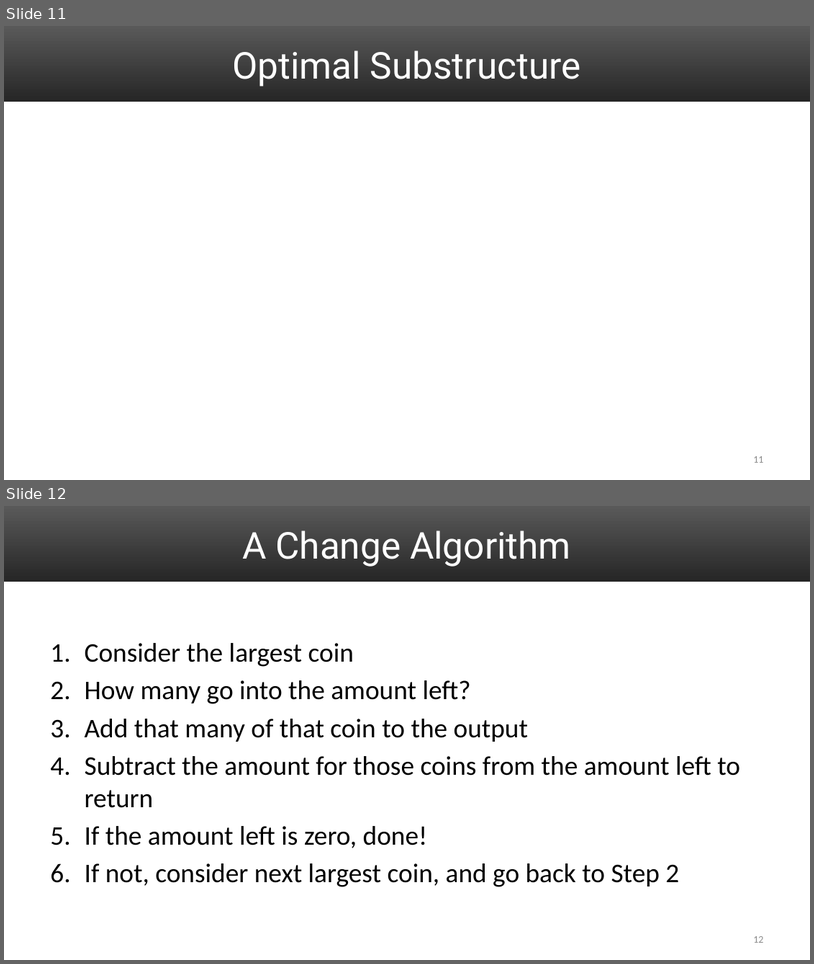
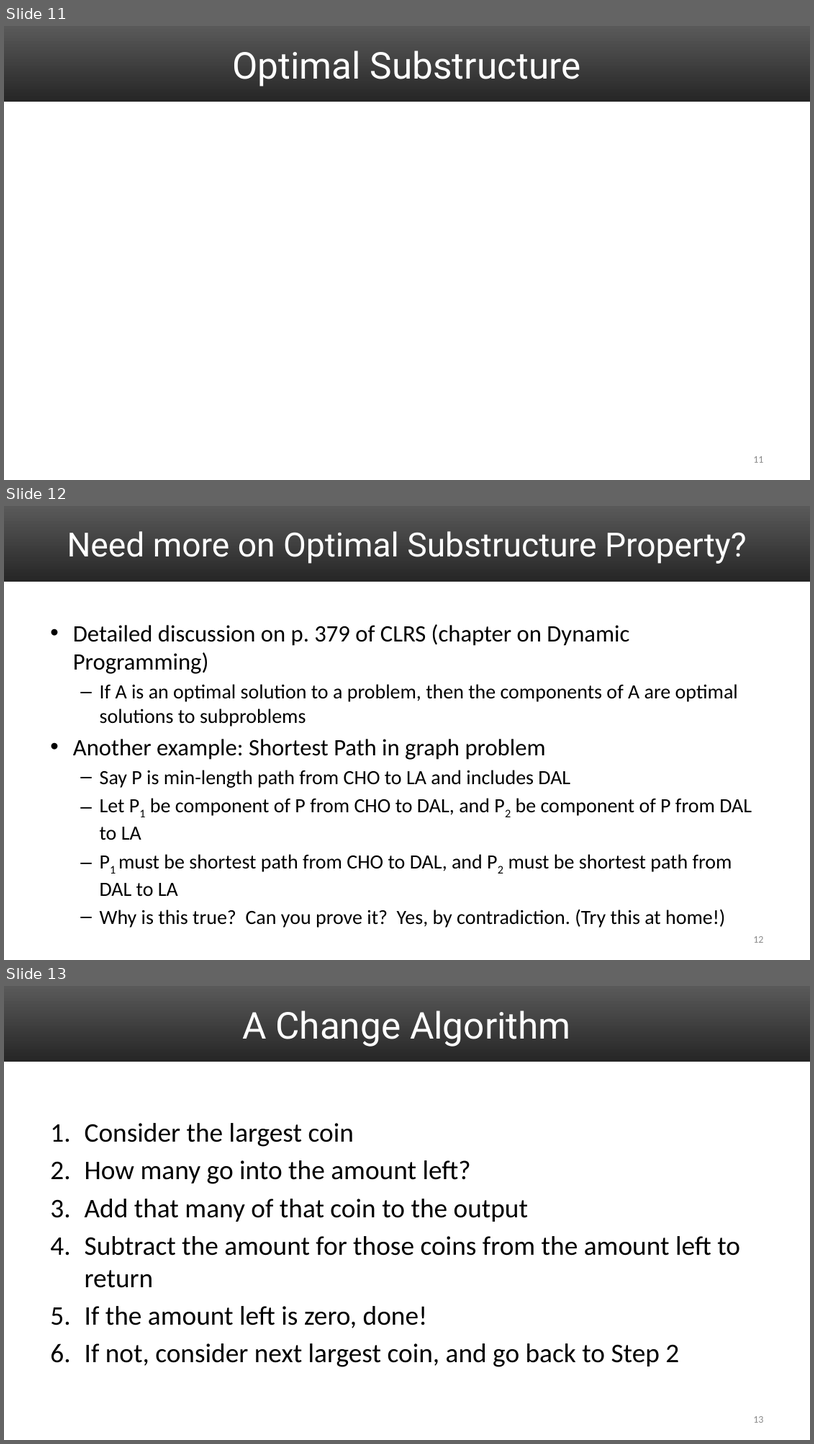
Before and after one commit to uva-cs/cs4102-f21, a slide deck: slides/GreedyAlgorithms_1.pptx. Shown one above the other, each under a label of ours: slides 11 and 12 before the commit, slides 11, 12 and 13 after it. The pictures are 814x964 and 814x1444 pixels, drawn with LibreOffice and Linux fonts; fonts in the diff are those of the drawing; grey boxes stand for pictures. Boxes give left, top, right and bottom in pixels: in the first picture for what was removed or moved away, otherwise in the second. Text is boxed around its words. In the diff, an @@ line names an element or a change of style, - is before the commit and + after.

```diff
--- a/slides/GreedyAlgorithms_1.pptx
+++ b/slides/GreedyAlgorithms_1.pptx
@@ slide 12 added at (4, 506, 810, 960), background #FFFFFF; not listed: 1 template element that a slide beside it also shows @@
@@ title added at (67, 531, 747, 564), 39.6 pt, text #FFFFFF @@
+Need more on Optimal Substructure Property?
@@ text added at (73, 624, 752, 927), 24 pt, text #000000 @@
+• Detailed discussion on p. 379 of CLRS (chapter on Dynamic Programming)
+  – If A is an optimal solution to a problem, then the components of A are optimal solutions to subproblems
+• Another example: Shortest Path in graph problem
+  – Say P is min-length path from CHO to LA and includes DAL
+  – Let P1 be component of P from CHO to DAL, and P2 be component of P from DAL to LA
+  – P1 must be shortest path from CHO to DAL, and P2 must be shortest path from DAL to LA
+  – Why is this true? Can you prove it? Yes, by contradiction. (Try this at home!)
@@ page number added at (754, 936, 764, 942), 12 pt, text #8C8C8C @@
+12
@@ what was slide 12 is now slide 13 @@
```
Also in this commit, not shown: 4 slides changed, 13 other slides added, 4 other files.
